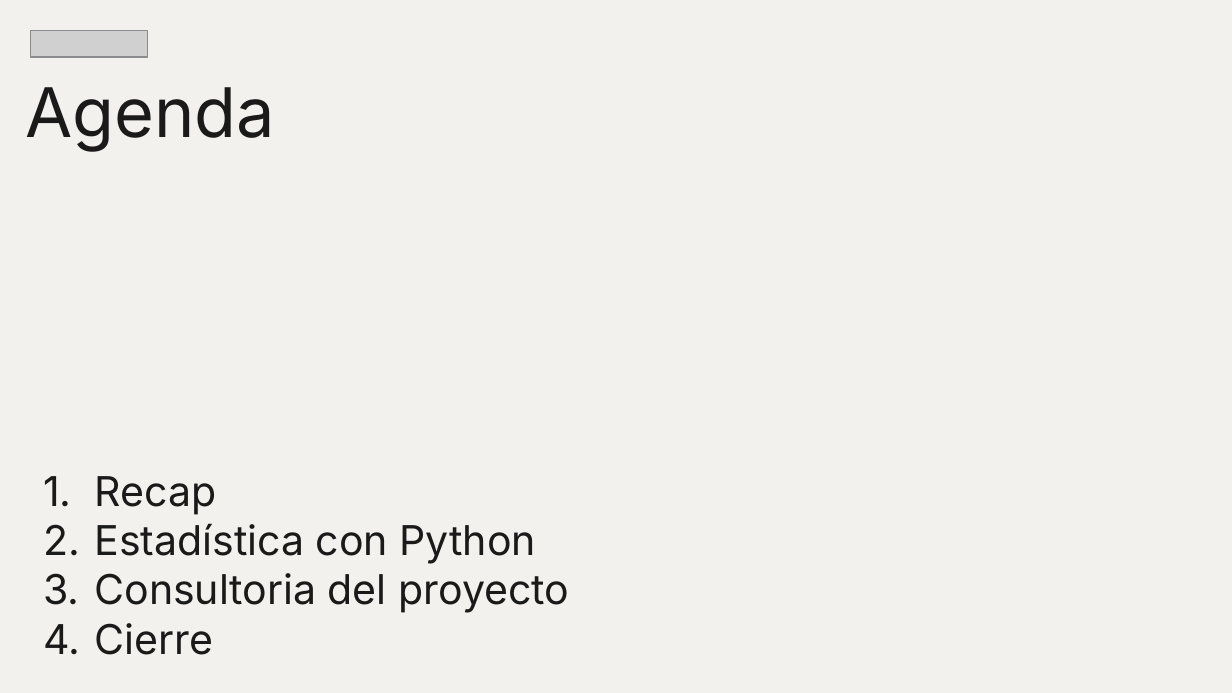
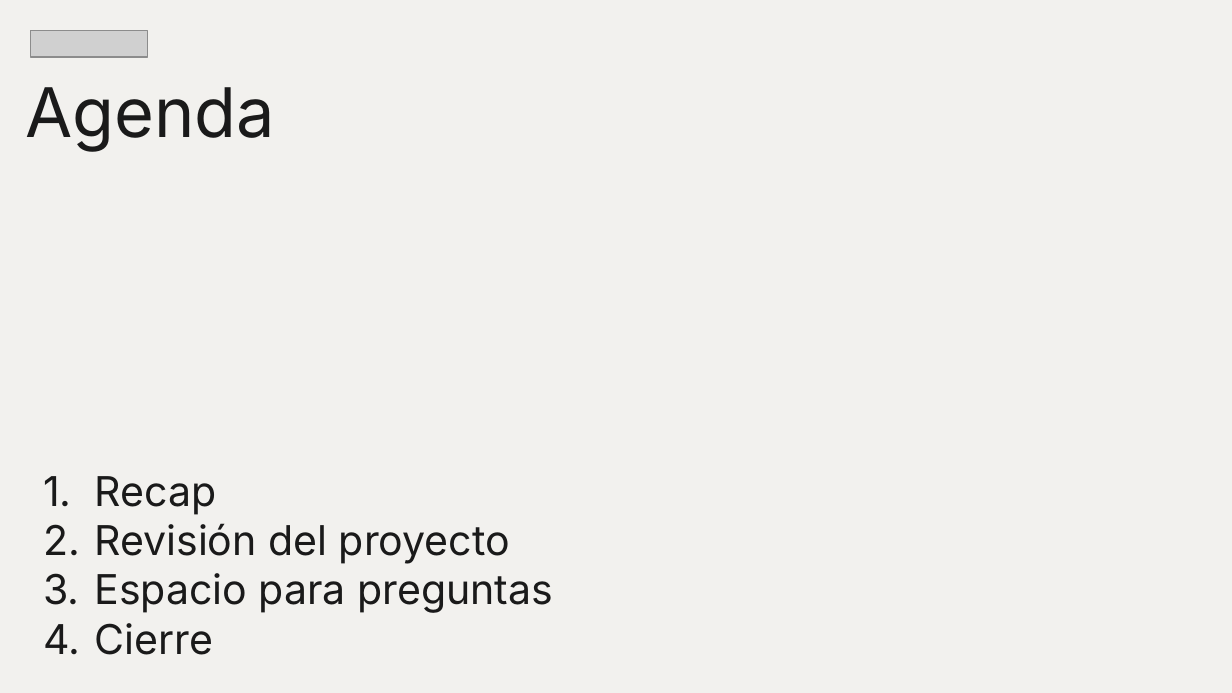
Before and after one commit to ljpiere/data_python_classes, a slide deck: slide 2 of DA/Webinar 12 - Sprint 5 - Proyecto/Webinar_9_2.pptx. Drawn at 1232x693 pixels with LibreOffice and Linux fonts; fonts in the diff are those of the drawing; grey boxes stand for pictures. Boxes give left, top, right and bottom in pixels: in the first picture for what was removed or moved away, otherwise in the second. Text is boxed around its words. In the diff, an @@ line names an element or a change of style, - is before the commit and + after.

```diff
--- a/DA/Webinar 12 - Sprint 5 - Proyecto/Webinar_9_2.pptx
+++ b/DA/Webinar 12 - Sprint 5 - Proyecto/Webinar_9_2.pptx
@@ subtitle at (94, 523, 553, 613): text changed @@
-2. Estadística con Python
-3. Consultoria del proyecto
+2. Revisión del proyecto
+3. Espacio para preguntas
```
Also in this commit, not shown: 3 other slides changed, 4 other files.
